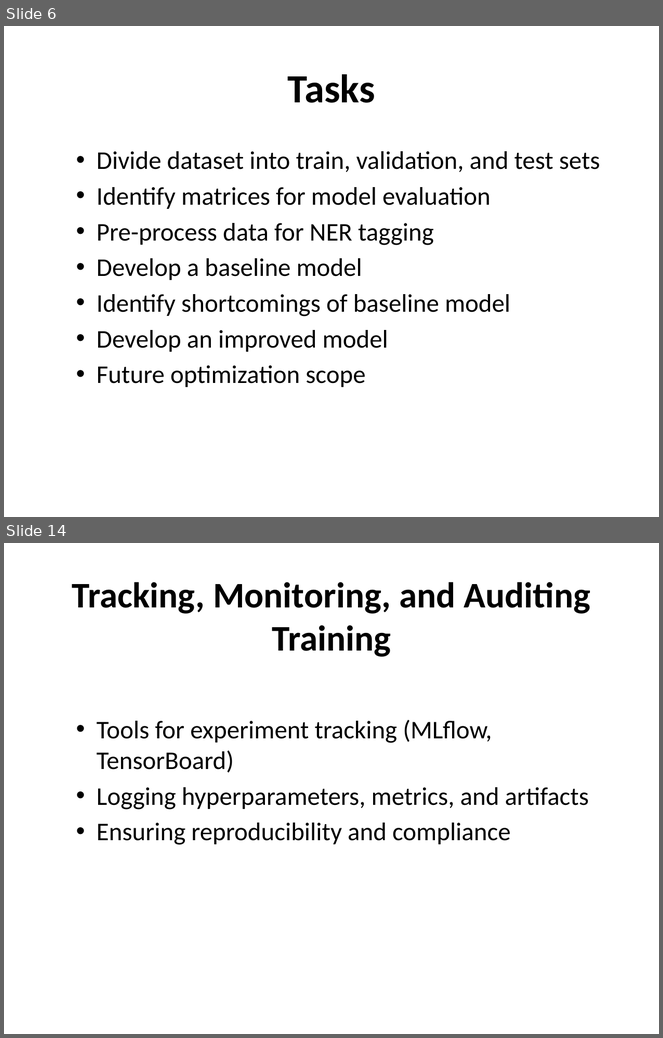
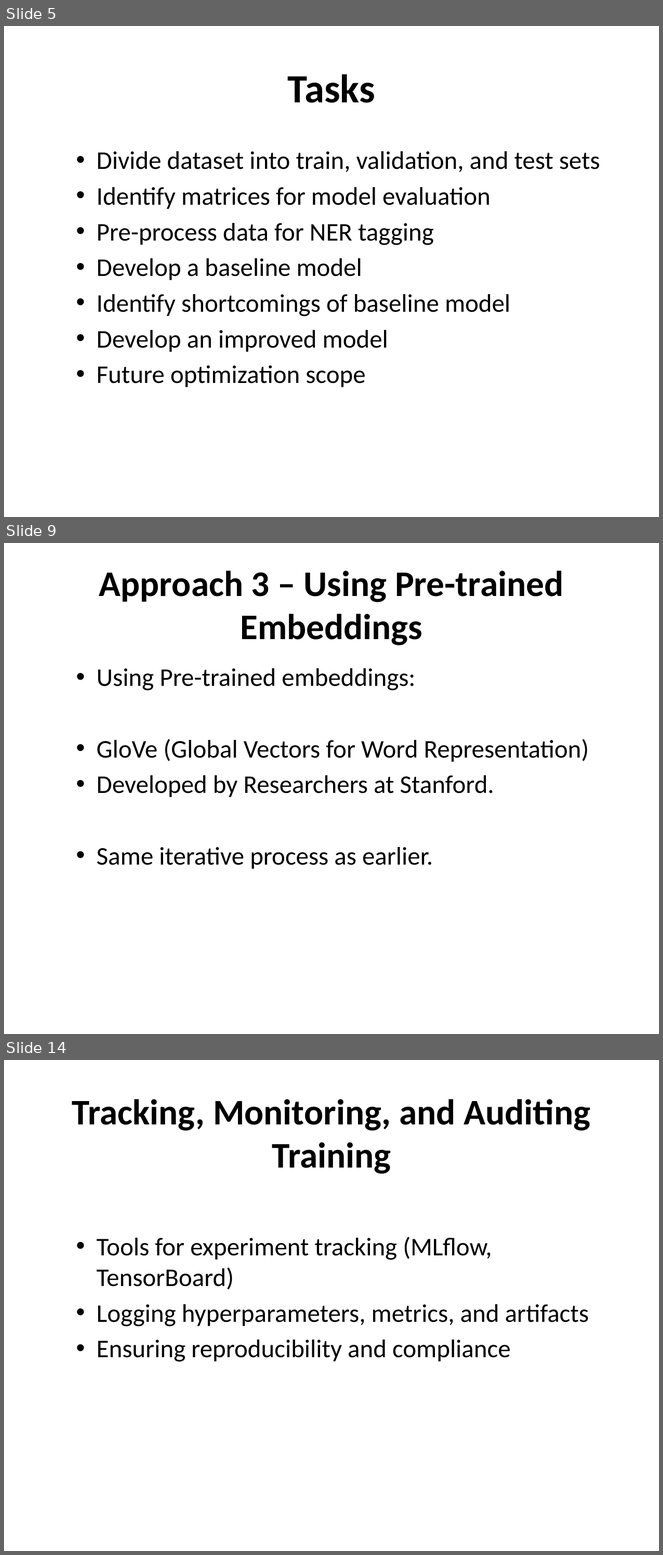
Before and after one commit to rahulbhoyar1995/NER-Case-Study, a slide deck: ner_presentation.pptx. Shown one above the other, each under a label of ours: slides 6 and 14 before the commit, slides 5, 9 and 14 after it; the slides between them are not shown. The pictures are 663x1038 and 663x1555 pixels, drawn with LibreOffice and Linux fonts; fonts in the diff are those of the drawing. Boxes give left, top, right and bottom in pixels: in the first picture for what was removed or moved away, otherwise in the second. Text is boxed around its words. In the diff, an @@ line names an element or a change of style, - is before the commit and + after.

```diff
--- a/ner_presentation.pptx
+++ b/ner_presentation.pptx
@@ slide 9 added at (4, 543, 659, 1034), background #FFFFFF @@
@@ title added at (99, 571, 564, 645), 39.6 pt, text #000000, bold @@
+Approach 3 – Using Pre-trained Embeddings
@@ text added at (97, 668, 590, 869), 28 pt, text #000000 @@
+  • Using Pre-trained embeddings:
+  • GloVe (Global Vectors for Word Representation)
+  • Developed by Researchers at Stanford.
+  • Same iterative process as earlier.
@@ what was slide 6 is now slide 5 @@
```
Also in this commit, not shown: 3 slides changed, 8 other slides added, 7 slides removed.
